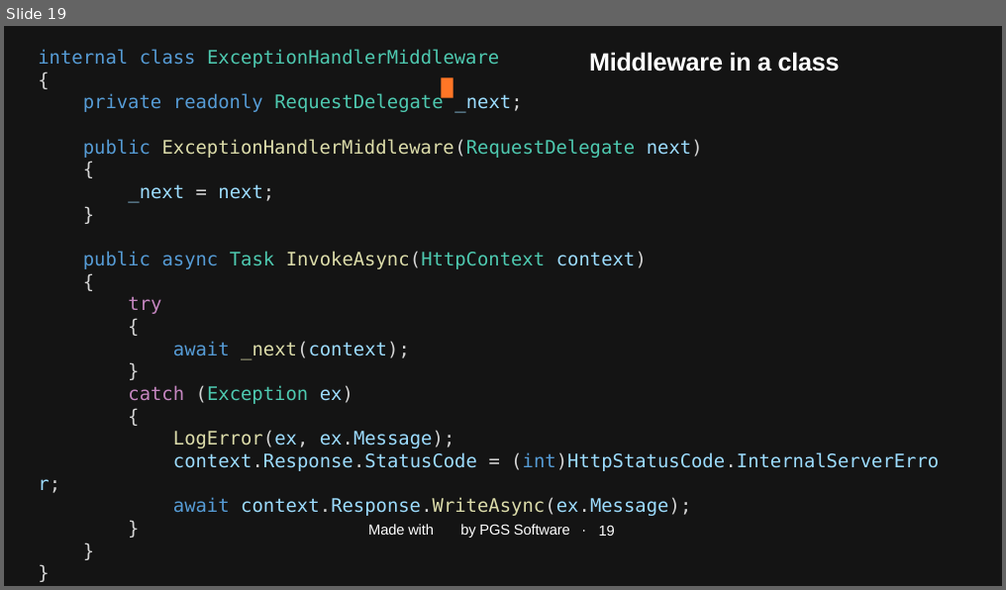
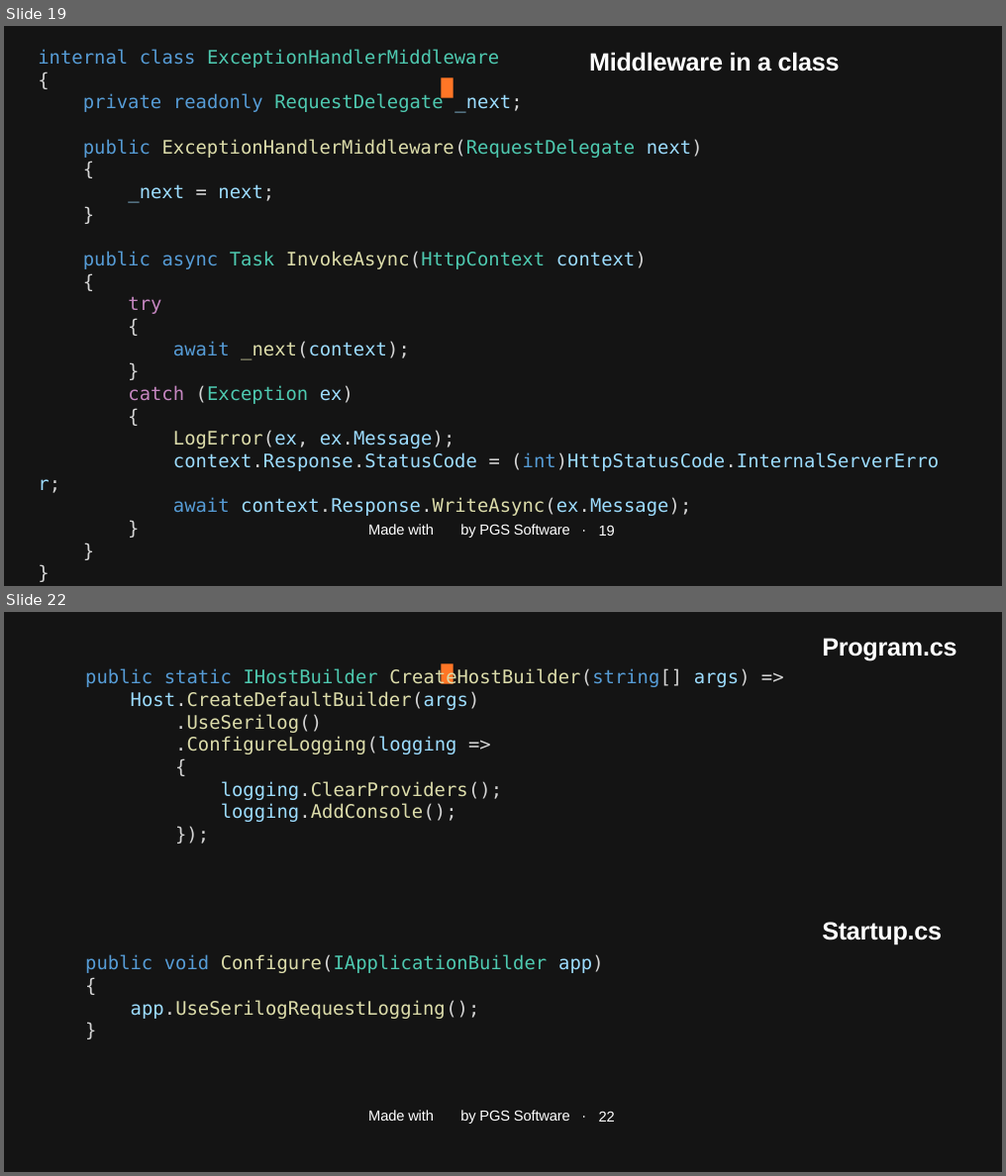
Before and after one commit to januszmarcinik/.NET-getting-started, a slide deck: PGS SharpDev.pptx. Shown one above the other, each under a label of ours: slide 19 before the commit, slides 19 and 22 after it; the slides between them are not shown. The pictures are 1006x590 and 1006x1176 pixels, drawn with LibreOffice and Linux fonts; fonts in the diff are those of the drawing; background and template pictures are left out. Boxes give left, top, right and bottom in pixels: in the first picture for what was removed or moved away, otherwise in the second. Text is boxed around its words. In the diff, an @@ line names an element or a change of style, - is before the commit and + after.

```diff
--- a/PGS SharpDev.pptx
+++ b/PGS SharpDev.pptx
@@ slide 22 added at (x1=4, y1=612, x2=1002, y2=1172), background #141414; not listed: 1 template element that a slide beside it also shows @@
@@ text added at (x1=822, y1=638, x2=956, y2=662), 48 pt, text #FFFFFF, bold @@
+Program.cs
@@ text added at (x1=85, y1=668, x2=750, y2=822), 36 pt, text #DCDCAA @@
+public static IHostBuilder CreateHostBuilder(string[] args) =>
+Host.CreateDefaultBuilder(args)
+.UseSerilog()
+.ConfigureLogging(logging =>
+{
+logging.ClearProviders();
+logging.AddConsole();
+});
@@ text added at (x1=822, y1=922, x2=942, y2=946), 48 pt, text #FFFFFF, bold @@
+Startup.cs
@@ text added at (x1=85, y1=955, x2=603, y2=1019), 36 pt, text #DCDCAA @@
+public void Configure(IApplicationBuilder app)
+{
+app.UseSerilogRequestLogging();
+}
@@ page number added at (x1=599, y1=1111, x2=615, y2=1122), 28 pt, text #FFFFFF @@
+22
```
Also in this commit, not shown: 3 slides changed, 6 other slides added, 106 slides removed, 4 other files.
